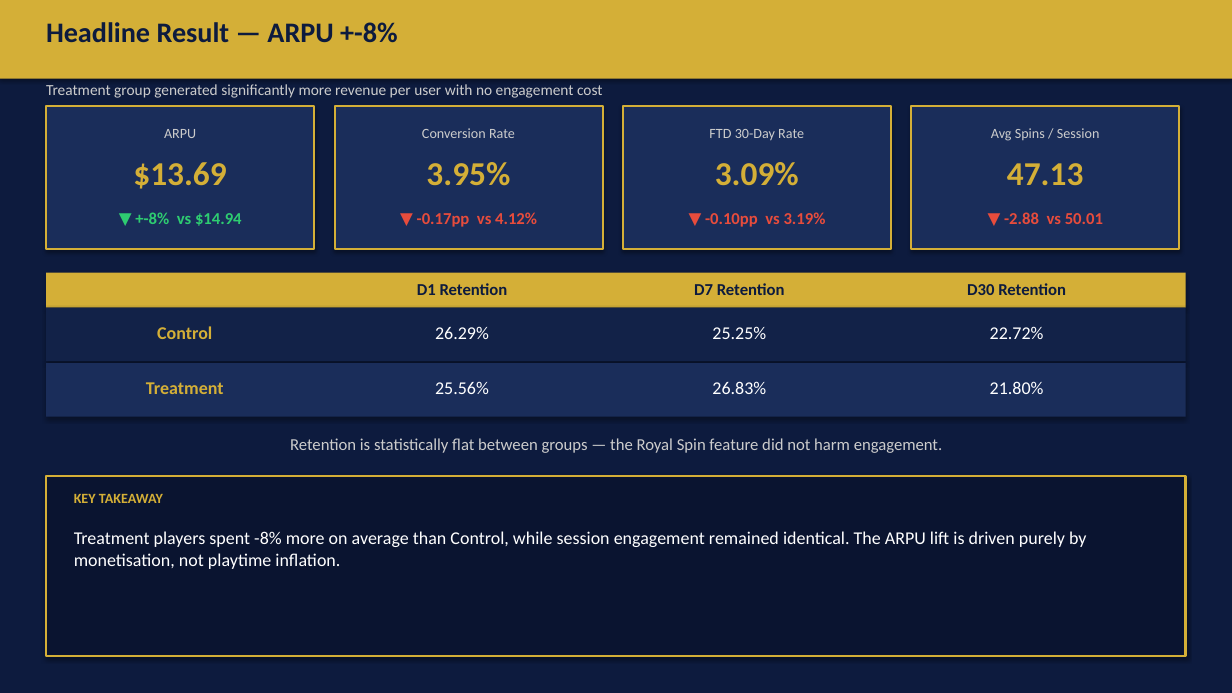
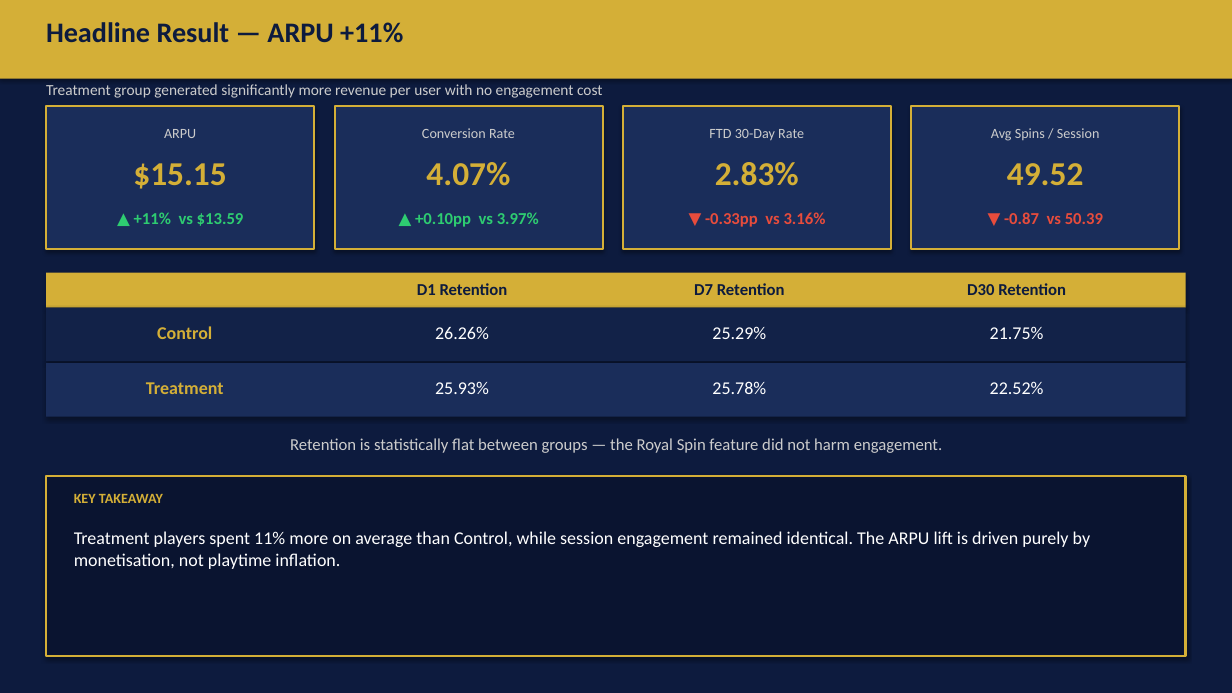
Before and after one commit to DannyEzersky/royal-flush-casino, a slide deck: slide 4 of exports/royal_spin_ab_test.pptx. Drawn at 1232x693 pixels with LibreOffice and Linux fonts; fonts in the diff are those of the drawing. Boxes give left, top, right and bottom in pixels: in the first picture for what was removed or moved away, otherwise in the second. Text is boxed around its words. In the diff, an @@ line names an element or a change of style, - is before the commit and + after.

```diff
--- a/exports/royal_spin_ab_test.pptx
+++ b/exports/royal_spin_ab_test.pptx
@@ text at (x1=46, y1=22, x2=403, y2=43): text changed @@
-Headline Result — ARPU +-8%
+Headline Result — ARPU +11%
@@ text at (x1=133, y1=163, x2=226, y2=189): text changed @@
-$13.69
+$15.15
@@ text at (x1=426, y1=162, x2=510, y2=186): text changed @@
-3.95%
+4.07%
@@ text at (x1=715, y1=162, x2=799, y2=186): text changed @@
-3.09%
+2.83%
@@ text at (x1=1007, y1=163, x2=1084, y2=185): text changed @@
-47.13
+49.52
@@ text at (x1=134, y1=212, x2=244, y2=226): text changed @@
-▼ +-8% vs $14.94
+▲ +11% vs $13.59
@@ text at (x1=415, y1=212, x2=539, y2=227): text changed; text colour #E74C3C to #2ECC71 @@
-▼ -0.17pp vs 4.12%
+▲ +0.10pp vs 3.97%
@@ text at (x1=705, y1=212, x2=826, y2=227): text changed @@
-▼ -0.10pp vs 3.19%
+▼ -0.33pp vs 3.16%
@@ text at (x1=1004, y1=212, x2=1103, y2=224): text changed @@
-▼ -2.88 vs 50.01
+▼ -0.87 vs 50.39
@@ text at (x1=435, y1=326, x2=489, y2=339): text changed @@
-26.29%
+26.26%
@@ text at (x1=712, y1=326, x2=766, y2=339): text changed @@
-25.25%
+25.29%
@@ text at (x1=990, y1=326, x2=1044, y2=339): text changed @@
-22.72%
+21.75%
@@ text at (x1=435, y1=381, x2=489, y2=394): text changed @@
-25.56%
+25.93%
@@ text at (x1=712, y1=381, x2=766, y2=394): text changed @@
-26.83%
+25.78%
@@ text at (x1=990, y1=381, x2=1044, y2=394): text changed @@
-21.80%
+22.52%
@@ text at (x1=74, y1=531, x2=1091, y2=569): text changed @@
-Treatment players spent -8% more on average than Control, while session engagement remained identical. The ARPU lift is driven purely by monetisation, not playtime inflation.
+Treatment players spent 11% more on average than Control, while session engagement remained identical. The ARPU lift is driven purely by monetisation, not playtime inflation.
```
Also in this commit, not shown: 7 other slides changed, 5 other files.
